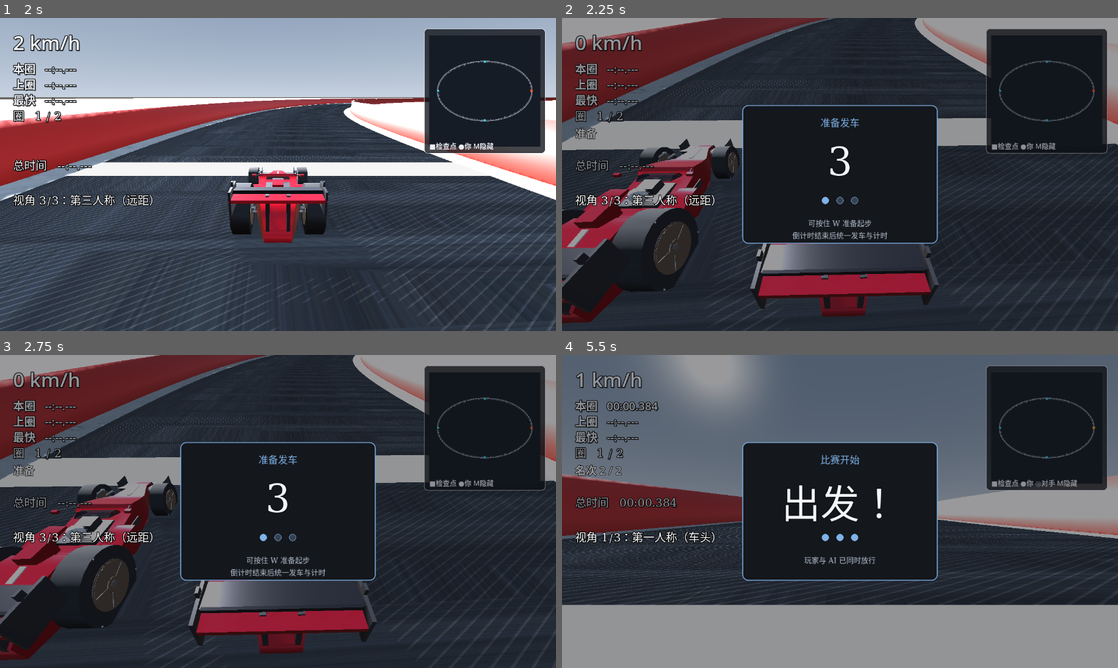
Above: before the commit, frames 1-4 (two rows, left to right).
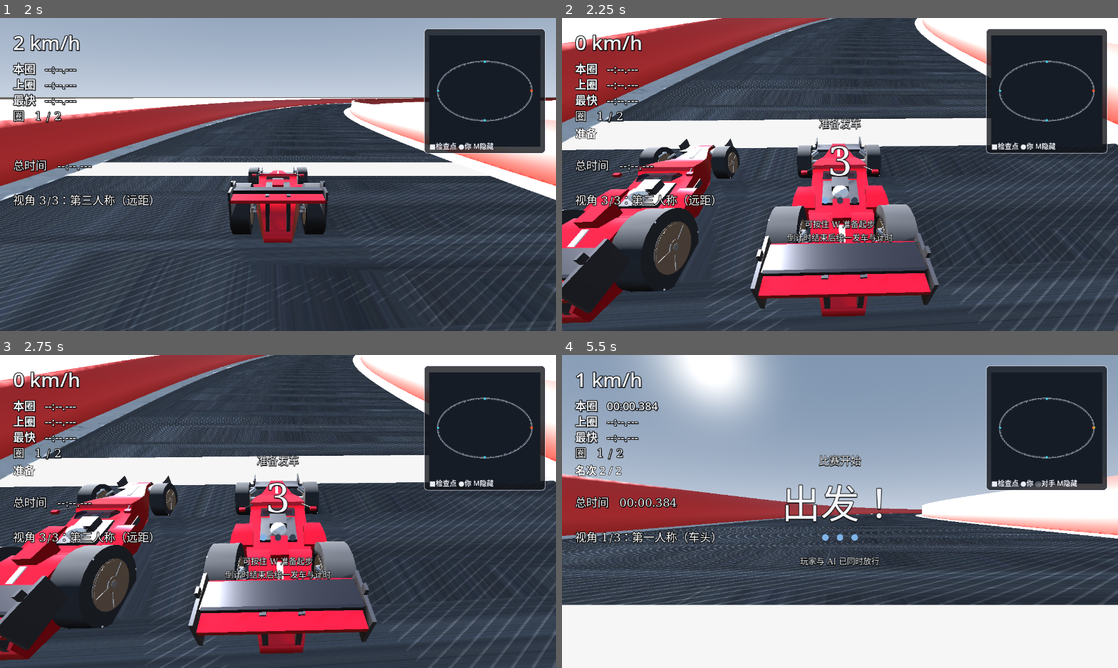
Above: after the commit, the same moments.

Repository: QieRong/godot-racer
Game: Godot game, scene res://scenes/menu.tscn
The game is run twice, just before and just after one commit, with the same random seed, the same clock (stepped at 60 frames per second) and the same inputs.
Inputs (mouse positions are in pixels of both pictures, inside the frame that each line leads up to):
- Up to frame 1 (2 s): click "开始比赛" at 0.5 s; tap Enter at 1.25 s; move the mouse to (400, 158) at 1.27 s; hold D (steer_right) from 1.28 s (still down); hold Right mouse button (camera_orbit) from 1.28 s (still down); click (400, 158) at 1.42 s
- Up to frame 2 (2.25 s): move the mouse to (728, 190) at 2.02 s; release D (steer_right) at 2.03 s; release Right mouse button (camera_orbit) at 2.03 s; hold S (brake_reverse) from 2.03 s (still down); tap V (camera_view) at 2.1 s; click (728, 190) at 2.17 s
- Up to frame 3 (2.75 s): keep holding S (brake_reverse)
- Up to frame 4 (5.5 s): tap R (reset) at 2.75, 3.5, 4.9, 5 s; move the mouse to (895, 442) at 2.77 s; release S (brake_reverse) at 2.78 s; hold D (steer_right) 2.78-3.53 s; hold Right mouse button (camera_orbit) 2.78-3.53 s; click (895, 442) at 2.92 s; move the mouse to (812, 574) at 3.52 s; hold W (accelerate) 3.53-4.28 s; tap V (camera_view) at 3.6, 5.1 s; click (812, 574) at 3.67 s; move the mouse to (1006, 558) at 4.27 s; hold Right mouse button (camera_orbit) 4.28-5.03 s; hold A (steer_left) from 4.28 s (still down); click (1006, 558) at 4.42 s; move the mouse to (673, 464) at 5.02 s; click (673, 464) at 5.17 s

Frame 1 is identical in both runs. In frame 2, 58% of the frame differs, in the area x 0-100%, y 0-100%; in frame 3, 58%; in frame 4, 80%.

Commit message:
fix(countdown): preserve readable text and verify audio teardown

Diff:
--- a/godot-racer/scripts/start_countdown.gd
+++ b/godot-racer/scripts/start_countdown.gd
@@ -33,7 +33,7 @@
 var _root: Control
 var _title: Label
 var _hint: Label
-var _lights: Array[Panel] = []
+var _lights: Array[Control] = []
 var _accent := Ui.SKY
 var _number_tween: Tween
 var _elapsed := -1.0          # <0 = 尚未进入 COUNTDOWN；≥0 = 已累计秒数
@@ -55,39 +55,59 @@
 	_root.mouse_filter = Control.MOUSE_FILTER_IGNORE
 	add_child(_root)
 	Ui.install(_root)
-	var shade := ColorRect.new()
-	shade.set_anchors_preset(Control.PRESET_FULL_RECT)
-	shade.color = Color(0.043137, 0.05098, 0.066667, 0.42)
-	shade.mouse_filter = Control.MOUSE_FILTER_IGNORE
-	_root.add_child(shade)
 	var stage := Ui.stage(_root)
 	stage.name = "CountdownStage"
-	var panel := Ui.panel(stage, "CountdownPanel", Rect2(443, 182, 480, 340), _accent)
-	panel.add_theme_stylebox_override("panel", Ui.box(Ui.PANEL, _accent, 2, 24))
-	_title = Ui.label(stage, "CountdownTitle", "准备发车", 24, _accent)
+	stage.mouse_filter = Control.MOUSE_FILTER_IGNORE
+	# 五关统一亮字；天气色仅用于信号灯，避免沙地/雪地吞掉标题。
+	_title = Ui.label(stage, "CountdownTitle", "准备发车", 26, Ui.TEXT)
+	_protect_text(_title, 4)
+	_title.mouse_filter = Control.MOUSE_FILTER_IGNORE
 	Ui.place(_title, Rect2(467, 206, 432, 38))
 	_title.horizontal_alignment = HORIZONTAL_ALIGNMENT_CENTER
 	_label = Ui.label(stage, "CountdownNumber", "", 96)
+	_label.mouse_filter = Control.MOUSE_FILTER_IGNORE
 	Ui.place(_label, Rect2(443, 254, 480, 144))
 	_label.horizontal_alignment = HORIZONTAL_ALIGNMENT_CENTER
 	_label.vertical_alignment = VERTICAL_ALIGNMENT_CENTER
 	_label.pivot_offset = Vector2(240, 72)
 	# Label实际主题常量是outline_size，不是font_outline_size。
-	_label.add_theme_color_override("font_outline_color", Color.BLACK)
-	_label.add_theme_constant_override("outline_size", 6)
+	_protect_text(_label, 6)
 	var lights := Control.new()
 	lights.name = "SignalLights"
 	lights.mouse_filter = Control.MOUSE_FILTER_IGNORE
 	Ui.place(lights, Rect2(638, 407, 90, 18))
 	stage.add_child(lights)
 	for i in range(3):
-		var light := Ui.panel(lights, "Light%d" % i, Rect2(i * 36, 0, 18, 18))
+		# 只画小圆灯，不创建Panel或带底色的StyleBox。
+		var light := Control.new()
+		light.name = "Light%d" % i
+		light.mouse_filter = Control.MOUSE_FILTER_IGNORE
+		Ui.place(light, Rect2(i * 36, 0, 18, 18))
+		light.set_meta("lit", false)
+		light.draw.connect(_draw_signal_light.bind(light))
+		lights.add_child(light)
 		_lights.append(light)
-	_hint = Ui.label(stage, "CountdownHint", "可按住 W 准备起步\n倒计时结束后统一发车与计时", 18, Ui.MUTED)
-	Ui.place(_hint, Rect2(467, 458, 432, 52))
+	_hint = Ui.label(stage, "CountdownHint", "可按住 W 准备起步\n倒计时结束后统一发车与计时", 20, Ui.TEXT)
+	_protect_text(_hint, 4)
+	_hint.mouse_filter = Control.MOUSE_FILTER_IGNORE
+	Ui.place(_hint, Rect2(467, 458, 432, 60))
 	_hint.horizontal_alignment = HORIZONTAL_ALIGNMENT_CENTER
 	_label.visible = false
 	_root.visible = false
+
+
+## 只保护字形，不铺背景；准备和GO复用同一Label，样式不会随文案切换丢失。
+func _protect_text(label: Label, outline: int) -> void:
+	label.add_theme_color_override("font_outline_color", Color.BLACK)
+	label.add_theme_constant_override("outline_size", outline)
+	label.add_theme_color_override("font_shadow_color", Color(0, 0, 0, 0.9))
+	label.add_theme_constant_override("shadow_offset_x", 0)
+	label.add_theme_constant_override("shadow_offset_y", 2)
+	label.add_theme_constant_override("shadow_outline_size", 2)
+
+
+func _draw_signal_light(light: Control) -> void:
+	light.draw_circle(Vector2(9, 9), 8, _accent if bool(light.get_meta("lit")) else Ui.BORDER)
 
 
 ## 仅表现：Tween没有发车回调，不改_elapsed，不等待动画完成。
@@ -102,7 +122,8 @@
 	_number_tween.tween_property(_label, "scale", Vector2.ONE, 0.20).set_trans(Tween.TRANS_QUAD).set_ease(Tween.EASE_OUT)
 	var lit := 3 if text == "出发！" else 4 - int(text)
 	for i in range(_lights.size()):
-		_lights[i].add_theme_stylebox_override("panel", Ui.box(_accent if i < lit else Ui.BORDER, _accent, 1, 0))
+		_lights[i].set_meta("lit", i < lit)
+		_lights[i].queue_redraw()
 
 
 func _process(delta: float) -> void:
--- /dev/null
+++ b/godot-racer/tests/audio_exit_probe.gd
@@ -0,0 +1,49 @@
+extends RefCounted
+## 测试专用：仅保存实例ID，避免诊断引用本身延长Playback寿命。
+## stop()不代表AudioServer已释放回执；回收才是退出条件。
+
+
+static func capture(player: Node) -> int:
+	if not bool(player.call("has_stream_playback")):
+		return 0
+	var receipt: AudioStreamPlayback = player.call("get_stream_playback")
+	return receipt.get_instance_id()
+
+
+static func capture_tree(node: Node) -> Array[int]:
+	var ids: Array[int] = []
+	if node is AudioStreamPlayer or node is AudioStreamPlayer3D or node is AudioStreamPlayer2D:
+		var receipt_id := capture(node)
+		if receipt_id != 0:
+			ids.append(receipt_id)
+	for child in node.get_children():
+		ids.append_array(capture_tree(child))
+	return ids
+
+
+static func released(receipt_id: int) -> bool:
+	return receipt_id != 0 and not is_instance_id_valid(receipt_id)
+
+
+static func wait_all_released(tree: SceneTree, ids: Array[int]) -> bool:
+	if ids.is_empty():
+		return false
+	for receipt_id in ids:
+		if not await wait_released(tree, receipt_id):
+			return false
+	return true
+
+
+static func wait_released(tree: SceneTree, receipt_id: int, timeout_ms := 2000) -> bool:
+	var started := Time.get_ticks_msec()
+	var frames := 0
+	while not released(receipt_id):
+		if Time.get_ticks_msec() - started >= timeout_ms:
+			print("AUDIO_DRAIN_TIMEOUT id=%d frames=%d elapsed_ms=%d" % [
+				receipt_id, frames, Time.get_ticks_msec() - started])
+			return false
+		await tree.process_frame
+		frames += 1
+	print("AUDIO_DRAIN_RELEASED id=%d frames=%d elapsed_ms=%d" % [
+		receipt_id, frames, Time.get_ticks_msec() - started])
+	return true
--- /dev/null
+++ b/godot-racer/tests/audio_exit_probe_test.gd
@@ -0,0 +1,52 @@
+extends SceneTree
+## 真实Generator + 真实雨声音源；不装配赛道，不接Quick，不用固定等待。
+
+const EngineAudio := preload("res://scripts/engine_audio.gd")
+const EnvironmentAudio := preload("res://scripts/environment.gd")
+const AudioExit := preload("res://tests/audio_exit_probe.gd")
+var _passed := 0
+var _failed := 0
+
+
+func _initialize() -> void:
+	create_timer(25.0, true).timeout.connect(func():
+		print("AUDIO_EXIT_TIMEOUT")
+		quit(2))
+	call_deferred("_run")
+
+
+func _check(ok: bool, label: String) -> void:
+	if ok:
+		_passed += 1
+	else:
+		_failed += 1
+	print("AUDIO_EXIT %s %s" % ["PASS" if ok else "FAIL", label])
+
+
+func _run() -> void:
+	_check(not AudioExit.released(0), "missing receipt is not successful reclamation")
+	_check(not await AudioExit.wait_all_released(self, []), "empty capture cannot pass")
+	for iteration in range(3):
+		var car := Node3D.new()
+		var player := AudioStreamPlayer3D.new()
+		player.name = "EngineSound"
+		player.stream = AudioStreamGenerator.new()
+		car.add_child(player)
+		root.add_child(car)
+		player.play()
+		var engine := EngineAudio.new()
+		engine.setup(car)
+		var environment := EnvironmentAudio.new()
+		environment.apply_weather_audio(load("res://data/levels/level_3.tres"), car)
+		await physics_frame
+		await process_frame
+		var ids := AudioExit.capture_tree(car)
+		_check(ids.size() == 2, "round %d captures engine and real rain receipts" % iteration)
+		_check(ids.size() == 2 and not AudioExit.released(ids[0]),
+			"round %d live receipt remains observable" % iteration)
+		car.free()
+		environment.release()
+		_check(engine.get("_playback") == null, "round %d module receipt returned" % iteration)
+		_check(await AudioExit.wait_all_released(self, ids), "round %d both server receipts reclaimed" % iteration)
+	print("AUDIO_EXIT_SUMMARY PASS=%d FAIL=%d" % [_passed, _failed])
+	quit(0 if _failed == 0 else 1)
--- /dev/null
+++ b/godot-racer/tests/countdown_readability_test.gd
@@ -0,0 +1,142 @@
+extends SceneTree
+## CD-READ-001：真实 main 自然倒计时、五关/分辨率由 runner 逐次传入。
+## 截图为离屏 SubViewport；只验证机器契约，真人可读性另验。
+
+const AudioExit := preload("res://tests/audio_exit_probe.gd")
+
+var _game: Node
+var _view: SubViewport
+var _state: Node
+var _level := 0
+var _size := Vector2i(1280, 720)
+var _ai := true
+var _out := "res://../godot-logs/countdown-readability-20261021"
+var _passed := 0
+var _failed := 0
+var _seen: Dictionary = {}
+var _go_count := 0
+var _initial_position := Vector3.ZERO
+var _initial_ai: Array[Vector3] = []
+var _max_displacement := 0.0
+var _max_ai_displacement := 0.0
+
+
+func _initialize() -> void:
+	for arg in OS.get_cmdline_user_args():
+		if arg.begins_with("--read-level="):
+			_level = int(arg.get_slice("=", 1))
+		if arg.begins_with("--read-width="):
+			_size = Vector2i(1920, 1080) if int(arg.get_slice("=", 1)) == 1920 else Vector2i(1280, 720)
+		if arg == "--read-no-ai":
+			_ai = false
+		if arg.begins_with("--read-out="):
+			_out = arg.get_slice("=", 1)
+	create_timer(45.0, true).timeout.connect(func():
+		print("READABILITY_TIMEOUT")
+		quit(2))
+	call_deferred("_run")
+
+
+func _check(ok: bool, message: String) -> void:
+	if ok:
+		_passed += 1
+	else:
+		_failed += 1
+	print("READABILITY %s %s" % ["PASS" if ok else "FAIL", message])
+
+
+func _check_text(label: Label) -> void:
+	_check(label.get_theme_color("font_color").is_equal_approx(Color("f3f6fa")),
+		label.name + " uniform near-white text")
+	_check(label.get_theme_constant("outline_size") >= 4
+		and label.get_theme_color("font_outline_color").is_equal_approx(Color.BLACK),
+		label.name + " opaque black outline >=4px")
+	_check(label.get_theme_color("font_shadow_color").a >= 0.8
+		and label.get_theme_constant("shadow_offset_y") >= 2,
+		label.name + " visible offset shadow")
+	_check(Rect2(Vector2.ZERO, Vector2(_size)).encloses(label.get_global_rect())
+		and label.get_minimum_size().x <= label.size.x,
+		label.name + " text fits viewport and label")
+
+
+func _check_transparent(node: Node) -> bool:
+	if node is ColorRect or node is Panel:
+		return false
+	if node is Control and node.mouse_filter != Control.MOUSE_FILTER_IGNORE:
+		return false
+	for child in node.get_children():
+		if not _check_transparent(child):
+			return false
+	return true
+
+
+func _run() -> void:
+	_state = root.get_node("GameState")
+	_state.set("settings_path", ProjectSettings.globalize_path(_out + "-settings.cfg"))
+	_state.set("chosen_level", _level)
+	_state.set("ai_enabled", _ai)
+	_view = SubViewport.new()
+	_view.size = _size
+	_view.own_world_3d = true
+	_view.render_target_update_mode = SubViewport.UPDATE_ALWAYS
+	root.add_child(_view)
+	_game = load("res://scenes/main.tscn").instantiate()
+	_view.add_child(_game)
+	for i in range(1500):
+		await process_frame
+		if bool(_game.get("_setup_done")):
+			break
+	_check(bool(_game.get("_setup_done")), "real main setup")
+	var cd: CanvasLayer = _game.get("_countdown")
+	if cd == null:
+		_check(false, "interactive countdown exists")
+		quit(1)
+		return
+	cd.finished.connect(func(): _go_count += 1)
+	var car: VehicleBody3D = _game.get("_car")
+	_initial_position = car.global_position
+	for opponent in _game.get("_opponents"):
+		_initial_ai.append(opponent.global_position)
+	_check(_check_transparent(cd), "transparent overlay and input pass-through")
+	for i in range(1200):
+		await process_frame
+		var label: Label = cd.get("_label")
+		var phase: String = _state.call("phase_name")
+		if phase == "COUNTDOWN":
+			_max_displacement = maxf(_max_displacement, car.global_position.distance_to(_initial_position))
+			var opponents: Array = _game.get("_opponents")
+			for j in range(opponents.size()):
+				_max_ai_displacement = maxf(_max_ai_displacement,
+					opponents[j].global_position.distance_to(_initial_ai[j]))
+		if label.visible and not label.text.is_empty() and not _seen.has(label.text):
+			_seen[label.text] = true
+			_check_text(cd.get("_title"))
+			_check_text(cd.get("_hint"))
+			await RenderingServer.frame_post_draw
+			var token := "go" if label.text == "出发！" else label.text
+			var path := ProjectSettings.globalize_path("%s-l%d-%d-%s.png" % [_out, _level + 1, _size.x, token])
+			_check(_view.get_texture().get_image().save_png(path) == OK, "screenshot " + token)
+		if cd.get("_state") == "done":
+			break
+	_check(_seen.has("3") and _seen.has("2") and _seen.has("1") and _seen.has("出发！"),
+		"natural 3/2/1/GO all observed")
+	_check(_go_count == 1 and _state.call("phase_name") == "RACING" and not car.get("start_locked"),
+		"single natural GO unlocks player and starts race")
+	_check(_max_displacement < 0.001 and _max_ai_displacement < 0.001,
+		"countdown player/AI held: %.6f/%.6f m" % [_max_displacement, _max_ai_displacement])
+	var hint: Label = cd.get("_hint")
+	_check(hint.text == ("玩家与 AI 已同时放行" if _ai else "计时已开始，开始你的练习"),
+		"GO hint reflects AI setting")
+	_check(not cd.get("_root").visible, "overlay hidden after GO hold")
+	# 同时观测引擎与雨声；只看Generator会漏掉L3的Ogg异步退场。
+	var receipt_ids := AudioExit.capture_tree(_game)
+	_game.queue_free()
+	paused = false
+	await process_frame
+	_view.queue_free()
+	await process_frame
+	_check(await AudioExit.wait_all_released(self, receipt_ids),
+		"all scene audio playbacks reclaimed before process quit")
+	print("READABILITY_SUMMARY LEVEL=%d WIDTH=%d AI=%s PASS=%d FAIL=%d" % [
+		_level + 1, _size.x, str(_ai), _passed, _failed])
+	quit(0 if _failed == 0 else 1)
--- a/godot-racer/tests/engine_audio_lifecycle_test.gd
+++ b/godot-racer/tests/engine_audio_lifecycle_test.gd
@@ -3,6 +3,7 @@
 ## 不改音色、输入响应或发车规则；不以此测试宣称历史访问冲突已修复。
 
 const EngineAudio := preload("res://scripts/engine_audio.gd")
+const AudioExit := preload("res://tests/audio_exit_probe.gd")
 var passed := 0
 var failed := 0
 
@@ -37,6 +38,7 @@
 		_check(audio.get("_playback") != null, "第%d轮真实生成器已接入" % iteration)
 		audio.tick()
 		_check(int(audio.get("frames_pushed")) > 0, "第%d轮缓冲确实续填" % iteration)
+		var receipt_id := AudioExit.capture(player)
 		root.remove_child(car)
 		_check(not player.playing, "第%d轮离树即停止播放" % iteration)
 		_check(audio.get("_playback") == null, "第%d轮离树即释放模块回执" % iteration)
@@ -45,8 +47,7 @@
 		_check(int(audio.get("frames_pushed")) == before, "第%d轮离树后不再续填" % iteration)
 		car.free()
 		await process_frame
-		# 给音频服务处理 stop，不把音频线程仍在退场误记为模块引用残留。
-		await create_timer(0.05).timeout
+		_check(await AudioExit.wait_released(self, receipt_id), "第%d轮音频服务已回收回执" % iteration)
 	print("CASES: %d PASS: %d FAIL: %d" % [passed + failed, passed, failed])
 	print("ENGINE_AUDIO_LIFECYCLE_PASS" if failed == 0 else "ENGINE_AUDIO_LIFECYCLE_FAIL")
 	quit(0 if failed == 0 else 1)
--- a/godot-racer/tests/ui_pages_test.gd
+++ b/godot-racer/tests/ui_pages_test.gd
@@ -231,7 +231,9 @@
 	_cd.call("_process", 0.01)
 	_check("CD-04", not bool(_cd.get("_label").visible) and _go_count == 1, "0.5秒收旗且只发一次")
 	_check("CD-05", _find(_cd, "SignalLights") != null and _find(_cd, "CountdownStage") != null, "数字面板与信号灯")
-	_check("CD-05", _find(_cd, "CountdownTitle").get_theme_color("font_color").is_equal_approx(Color("a8c4dc")), "L5当前关卡强调色")
+	_check("CD-05", _find(_cd, "CountdownTitle").get_theme_color("font_color").is_equal_approx(Color("f3f6fa"))
+		and _find(_cd, "CountdownTitle").get_theme_constant("outline_size") >= 4,
+		"五关统一亮字黑描边；主题色保留信号灯")
 	_check_ignore(_cd)
 	_cd.queue_free()
 	_gs.set("ai_enabled", false)
Not shown, added: godot-racer/tests/audio_exit_probe.gd.uid
Not shown, added: godot-racer/tests/audio_exit_probe_test.gd.uid
Not shown, added: godot-racer/tests/countdown_readability_test.gd.uid
Not shown, added: godot-racer/tests/engine_audio_lifecycle_test.gd.uid
Not shown, added: godot-racer/tests/run-countdown-readability.ps1
Not shown, added: plan/countdown-readability-20261021.md
Not shown, added: plan/exit-audio-drain-20261021.md
